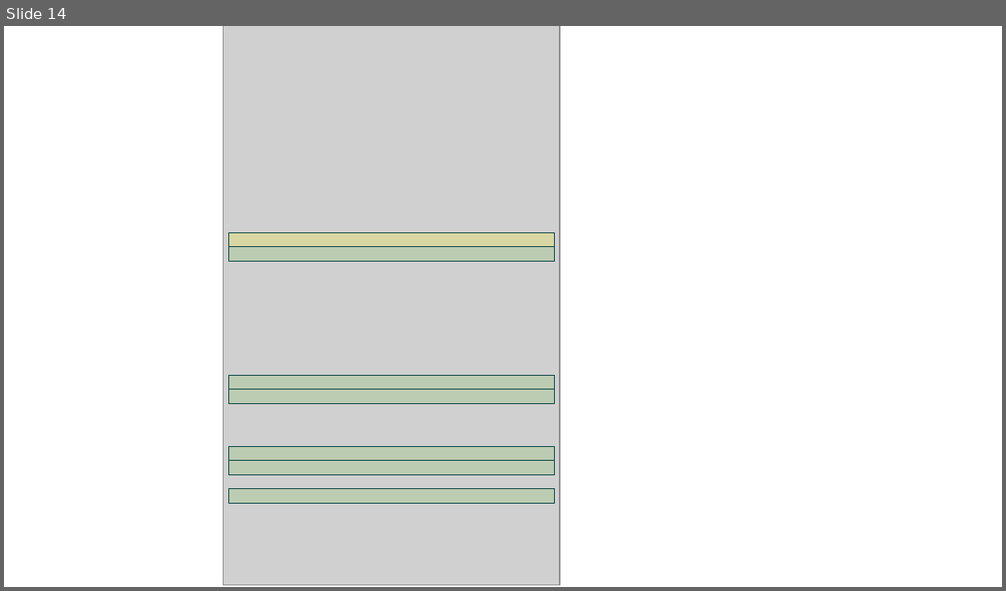
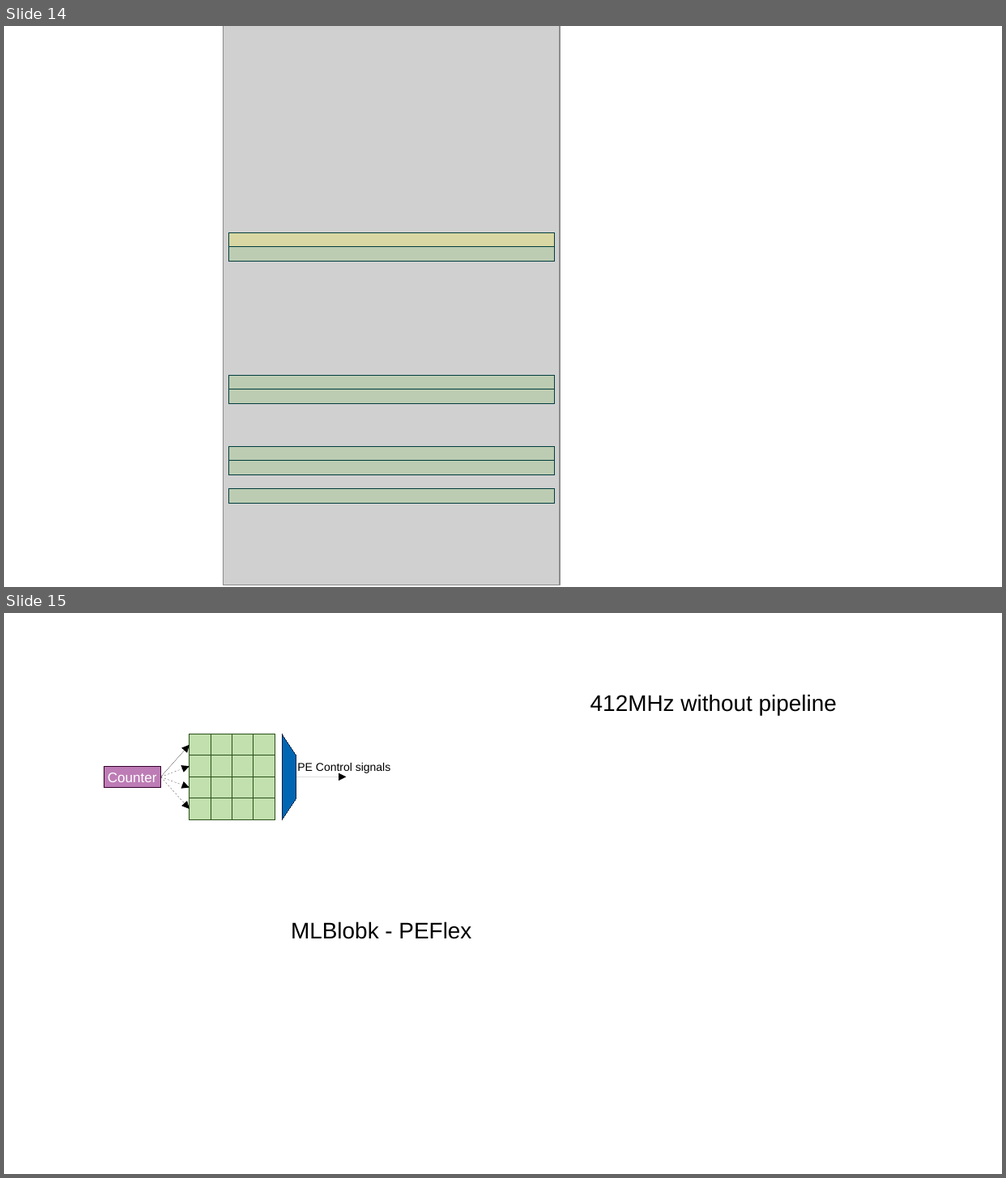
Before and after one commit to raminrasoulinezhad/MLBlocks, a slide deck: presentations/Idea.odp. Shown one above the other, each under a label of ours: slide 14 before the commit, slides 14 and 15 after it. The pictures are 1006x591 and 1006x1178 pixels, drawn with LibreOffice and Linux fonts; fonts in the diff are those of the drawing; grey boxes stand for pictures. Boxes give left, top, right and bottom in pixels: in the first picture for what was removed or moved away, otherwise in the second. Text is boxed around its words. In the diff, an @@ line names an element or a change of style, - is before the commit and + after.

```diff
--- a/presentations/Idea.odp
+++ b/presentations/Idea.odp
@@ slide 15 added at (4, 613, 1002, 1174), background #FFFFFF @@
@@ text added at (590, 694, 837, 715), 18 pt, text #000000 @@
+412MHz without pipeline
@@ arrow added from (160, 777) to (189, 745), #000000 0 pt @@
@@ rectangle added at (189, 735, 211, 756), fill #C2E0AE, outline #2B511A 0 pt @@
@@ rectangle added at (189, 756, 211, 777), fill #C2E0AE, outline #2B511A 0 pt @@
@@ rectangle added at (211, 735, 232, 756), fill #C2E0AE, outline #2B511A 0 pt @@
@@ rectangle added at (211, 756, 232, 777), fill #C2E0AE, outline #2B511A 0 pt @@
@@ rectangle added at (232, 735, 254, 756), fill #C2E0AE, outline #2B511A 0 pt @@
@@ rectangle added at (232, 756, 254, 777), fill #C2E0AE, outline #2B511A 0 pt @@
@@ rectangle added at (254, 735, 275, 756), fill #C2E0AE, outline #2B511A 0 pt @@
@@ rectangle added at (254, 756, 275, 777), fill #C2E0AE, outline #2B511A 0 pt @@
@@ freeform shape added at (282, 735, 296, 820), fill #0066B3, outline #002342 0 pt @@
@@ rectangle added at (104, 766, 160, 788), fill #BD7CB5, outline #33002B 0 pt, 11 pt, text #FFFFFF @@
+Counter
@@ arrow added from (160, 777) to (189, 766), #000000 0 pt @@
@@ arrow added from (160, 777) to (189, 788), #000000 0 pt @@
@@ arrow added from (160, 777) to (189, 810), #000000 0 pt @@
@@ rectangle added at (189, 777, 211, 798), fill #C2E0AE, outline #2B511A 0 pt @@
@@ rectangle added at (211, 777, 232, 798), fill #C2E0AE, outline #2B511A 0 pt @@
@@ rectangle added at (232, 777, 254, 798), fill #C2E0AE, outline #2B511A 0 pt @@
@@ rectangle added at (254, 777, 275, 798), fill #C2E0AE, outline #2B511A 0 pt @@
@@ arrow added from (296, 777) to (347, 777), #000000 0 pt @@
@@ text added at (297, 763, 390, 774), 9 pt, text #000000 @@
+PE Control signals
@@ rectangle added at (189, 798, 211, 820), fill #C2E0AE, outline #2B511A 0 pt @@
@@ rectangle added at (211, 798, 232, 820), fill #C2E0AE, outline #2B511A 0 pt @@
@@ rectangle added at (232, 798, 254, 820), fill #C2E0AE, outline #2B511A 0 pt @@
@@ rectangle added at (254, 798, 275, 820), fill #C2E0AE, outline #2B511A 0 pt @@
@@ text added at (291, 922, 471, 939), 18 pt, text #000000 @@
+MLBlobk - PEFlex
```
Also in this commit, not shown: 13 other slides added.
